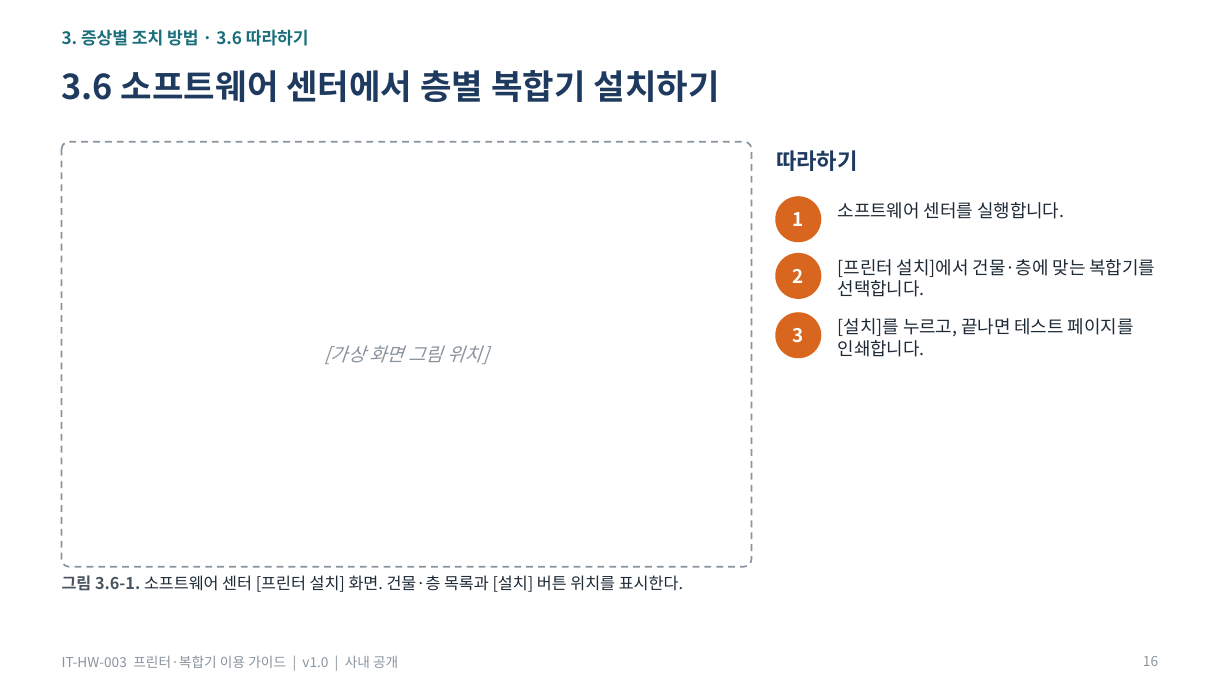
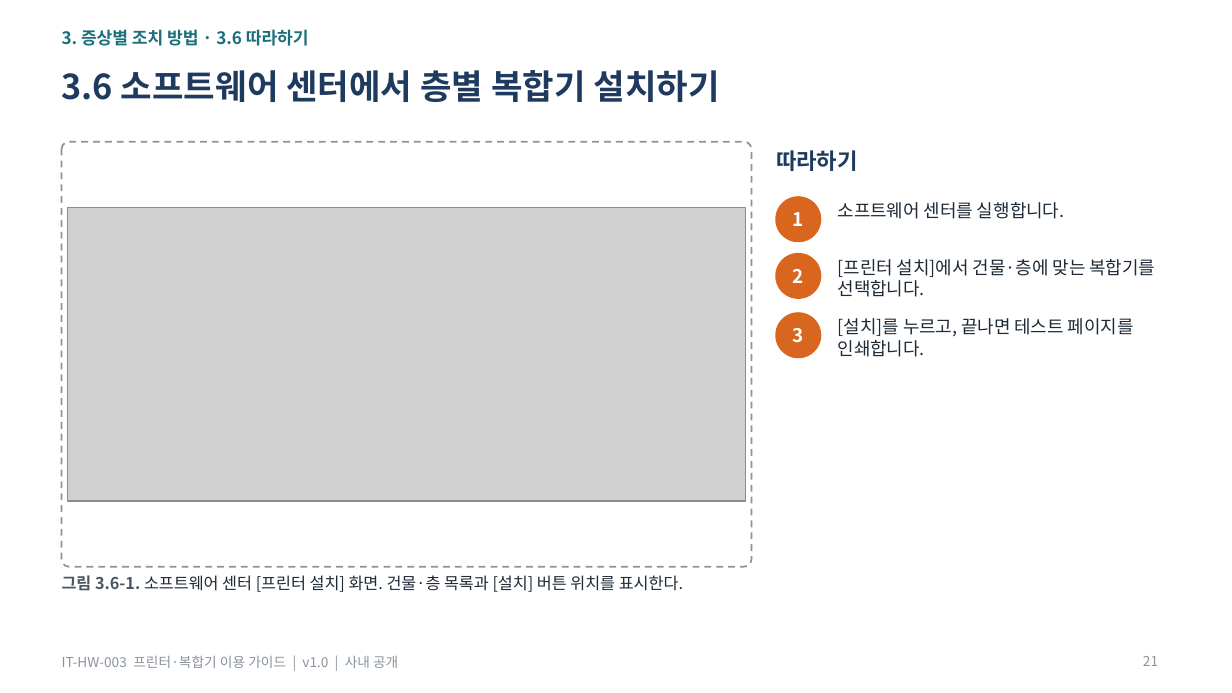
Before and after one commit to issue-helpdesk/issue-helpdesk, a slide deck: slide 21 of dataset/guides/HW/guide/IT-HW-003_프린터·복합기 이용 가이드.pptx (slide 16 before the commit). Drawn at 1232x693 pixels with LibreOffice and Linux fonts; fonts in the diff are those of the drawing; grey boxes stand for pictures. Boxes give left, top, right and bottom in pixels: in the first picture for what was removed or moved away, otherwise in the second. Text is boxed around its words. In the diff, an @@ line names an element or a change of style, - is before the commit and + after.

Commit message:
docs: HW 사용자 가이드 전 항목에 화면 예시 그림 추가
- 사용자 가이드 3종(docx·pptx·pdf)의 27개 항목에 그림과 그림 설명 추가
- 그림은 Pillow로 그린 화면·장비 그림이며 tools/ 스크립트로 다시 만들 수 있음
- pdf는 LibreOffice 변환본으로 교체

```diff
--- a/dataset/guides/HW/guide/IT-HW-003_프린터·복합기 이용 가이드.pptx
+++ b/dataset/guides/HW/guide/IT-HW-003_프린터·복합기 이용 가이드.pptx
@@ picture added at (68, 207, 745, 500) @@
@@ text removed at (324, 345, 488, 364) @@
-[가상 화면 그림 위치]
@@ page number at (1143, 656, 1158, 666): text changed @@
-16
+21
```
Also in this commit, not shown: 1 other slide changed, 6 slides added, 38 other files.
